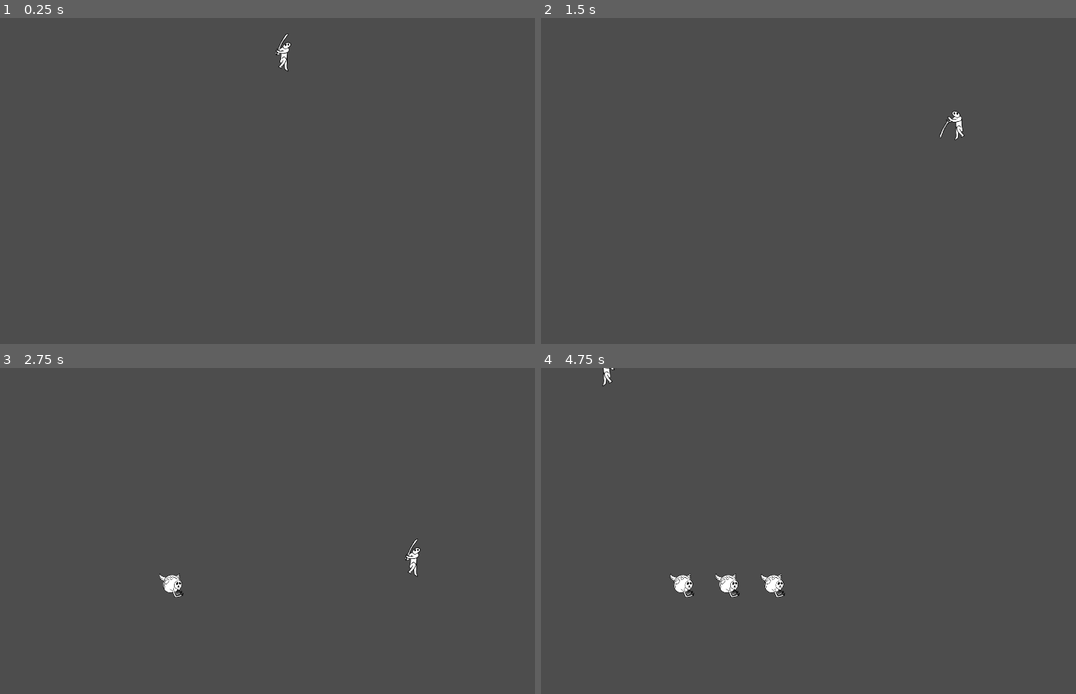
Above: before the commit, frames 1-4 (two rows, left to right).
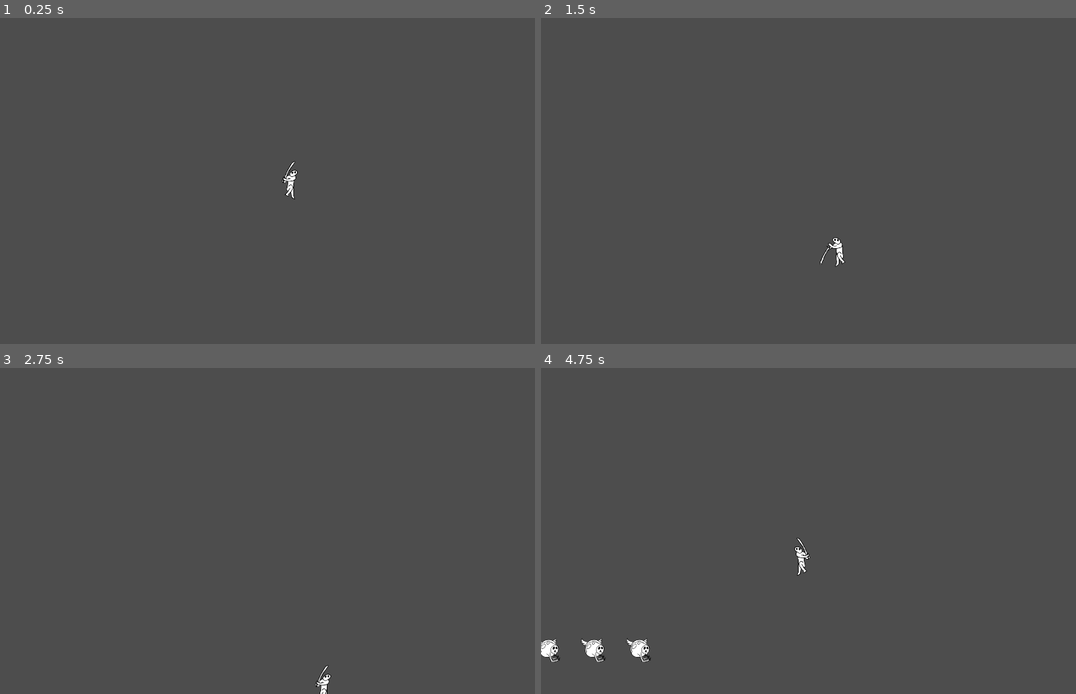
Above: after the commit, the same moments.

Repository: friedev/against-the-void
Game: Godot game, scene res://src/main.tscn
Same seed, same stepped clock (60 frames per second), same inputs: the game is played once before the commit and once after it.
Inputs:
- Up to frame 1 (0.25 s): no input
- Up to frame 2 (1.5 s): tap Enter at 0.5 s; hold D (move_right) 0.53-1.28 s; hold X (attack) 0.53-1.28 s; tap Z (jump) at 0.77 s; hold A (move_left) from 1.28 s (still down); tap X (attack) at 1.35 s
- Up to frame 3 (2.75 s): tap Z (jump) at 1.52 s; release A (move_left) at 2.03 s; hold D (move_right) from 2.03 s (still down); hold X (attack) from 2.03 s (still down)
- Up to frame 4 (4.75 s): release X (attack) at 2.78 s; tap X (attack) at 2.85, 4.35 s; tap Z (jump) at 3.02, 3.77, 4.52 s; release D (move_right) at 3.53 s; hold X (attack) 3.53-4.28 s; hold A (move_left) from 3.53 s (still down)

The runs differ from the first frame. In frame 1, 0.3% of the frame differs, in the area x 51-56%, y 4-56%; in frame 2, 0.3%; in frame 3, 0.4%; in frame 4, 1.3%, in the area x 0-51%, y 0-91%.

Commit message:
Add camera

Diff:
--- a/src/main.tscn
+++ b/src/main.tscn
@@ -53,7 +53,7 @@
 script = ExtResource("1_rlaii")
 
 [node name="Player" type="CharacterBody2D" parent="." unique_id=305687847 node_paths=PackedStringArray("sprite", "sword_area", "attack_sound", "jump_sound")]
-position = Vector2(938, 111)
+position = Vector2(1, -550)
 scale = Vector2(2, 2)
 collision_mask = 2
 script = ExtResource("1_eewff")
@@ -99,8 +99,13 @@
 stream = ExtResource("8_uewes")
 script = ExtResource("7_uewes")
 
+[node name="Camera2D" type="Camera2D" parent="Player" unique_id=291887697]
+process_callback = 0
+limit_bottom = 0
+limit_smoothed = true
+position_smoothing_enabled = true
+
 [node name="KillZone" type="Area2D" parent="." unique_id=845912716]
-position = Vector2(843, 1424)
 collision_layer = 0
 collision_mask = 3
 monitorable = false
@@ -110,7 +115,7 @@
 shape = SubResource("WorldBoundaryShape2D_3cfgd")
 
 [node name="EnemySpawner" type="Node2D" parent="." unique_id=1299553253]
-position = Vector2(444, 713)
+position = Vector2(-1044, -174)
 script = ExtResource("6_5mrjc")
 enemy_scene = ExtResource("8_5mrjc")
 
